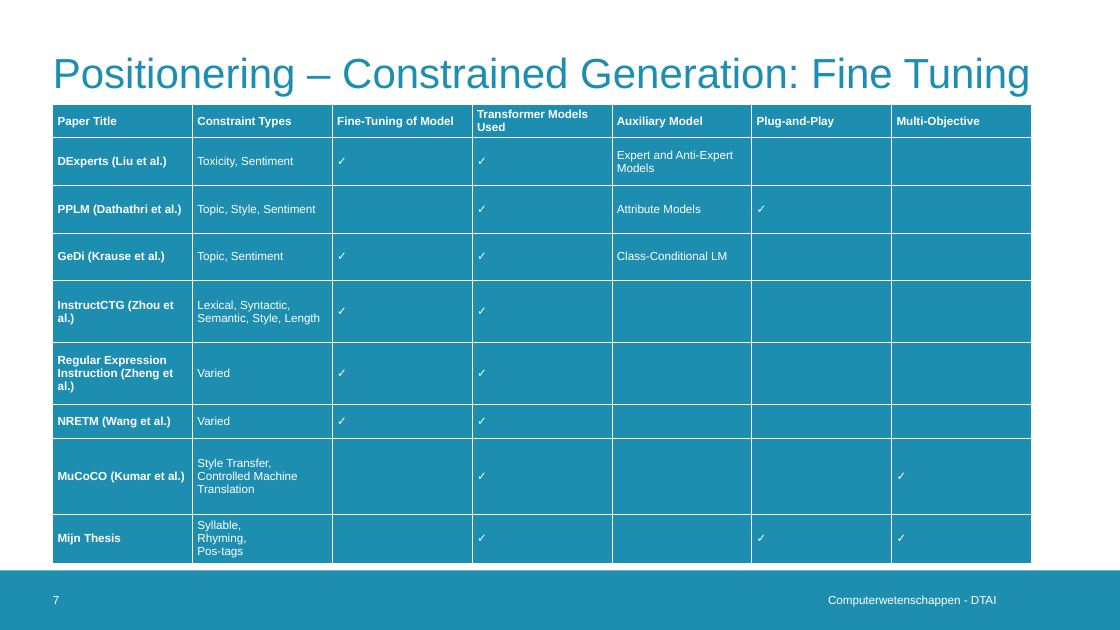
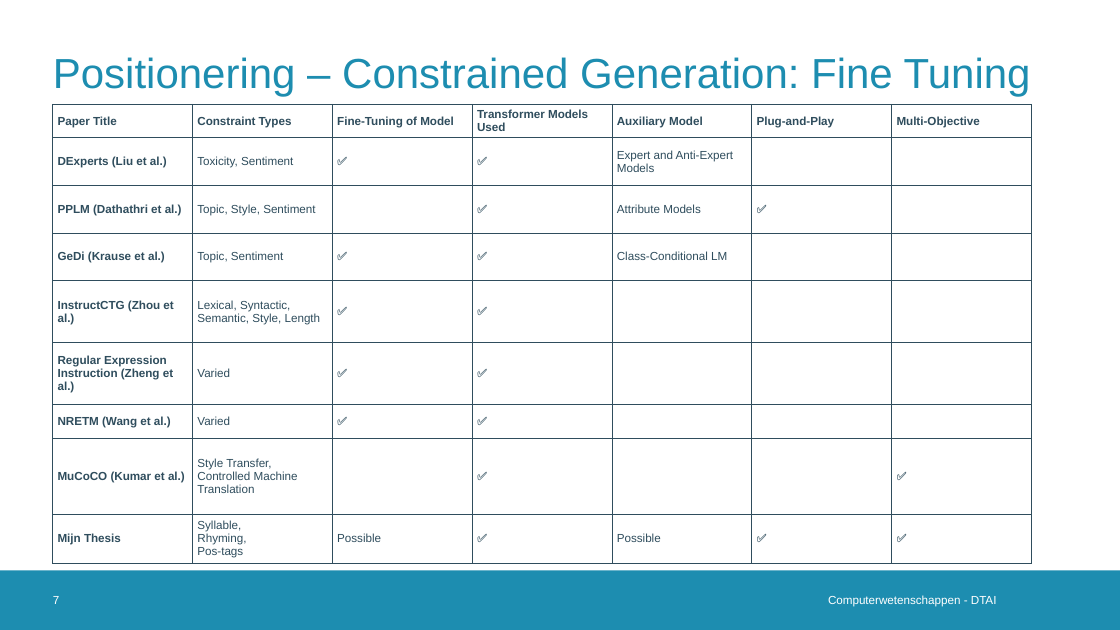
Before and after one commit to Alintermans/Thesis, a slide deck: slide 7 of Presentations/Third Intermediate Presentation/Presentation.pptx. Drawn at 1120x630 pixels with LibreOffice and Linux fonts; fonts in the diff are those of the drawing; background and template pictures are left out. Boxes give left, top, right and bottom in pixels: in the first picture for what was removed or moved away, otherwise in the second. Text is boxed around its words. In the diff, an @@ line names an element or a change of style, - is before the commit and + after.

```diff
--- a/Presentations/Third Intermediate Presentation/Presentation.pptx
+++ b/Presentations/Third Intermediate Presentation/Presentation.pptx
@@ table at box(53, 104, 1029, 563) @@
-row 2, column 3: ✓
+row 2, column 3: ✅
-row 2, column 4: ✓
+row 2, column 4: ✅
-row 3, column 4: ✓
+row 3, column 4: ✅
-row 3, column 6: ✓
+row 3, column 6: ✅
-row 4, column 3: ✓
+row 4, column 3: ✅
-row 4, column 4: ✓
+row 4, column 4: ✅
-row 5, column 3: ✓
+row 5, column 3: ✅
-row 5, column 4: ✓
+row 5, column 4: ✅
-row 6, column 3: ✓
+row 6, column 3: ✅
-row 6, column 4: ✓
+row 6, column 4: ✅
-row 7, column 3: ✓
+row 7, column 3: ✅
-row 7, column 4: ✓
+row 7, column 4: ✅
-row 8, column 4: ✓
+row 8, column 4: ✅
-row 8, column 7: ✓
+row 8, column 7: ✅
-row 9: Mijn Thesis | Syllable, Rhyming, Pos-tags |  | ✓ |  | ✓ | ✓
+row 9: Mijn Thesis | Syllable, Rhyming, Pos-tags | Possible | ✅ | Possible | ✅ | ✅
@@ fill #1D8DB0 to none in 45 cells @@
@@ text colour #FFFFFF to #2F4D5D @@
@@ borders changed @@
```
Also in this commit, not shown: 12 other slides changed, 1 slide removed, 2 other files.
